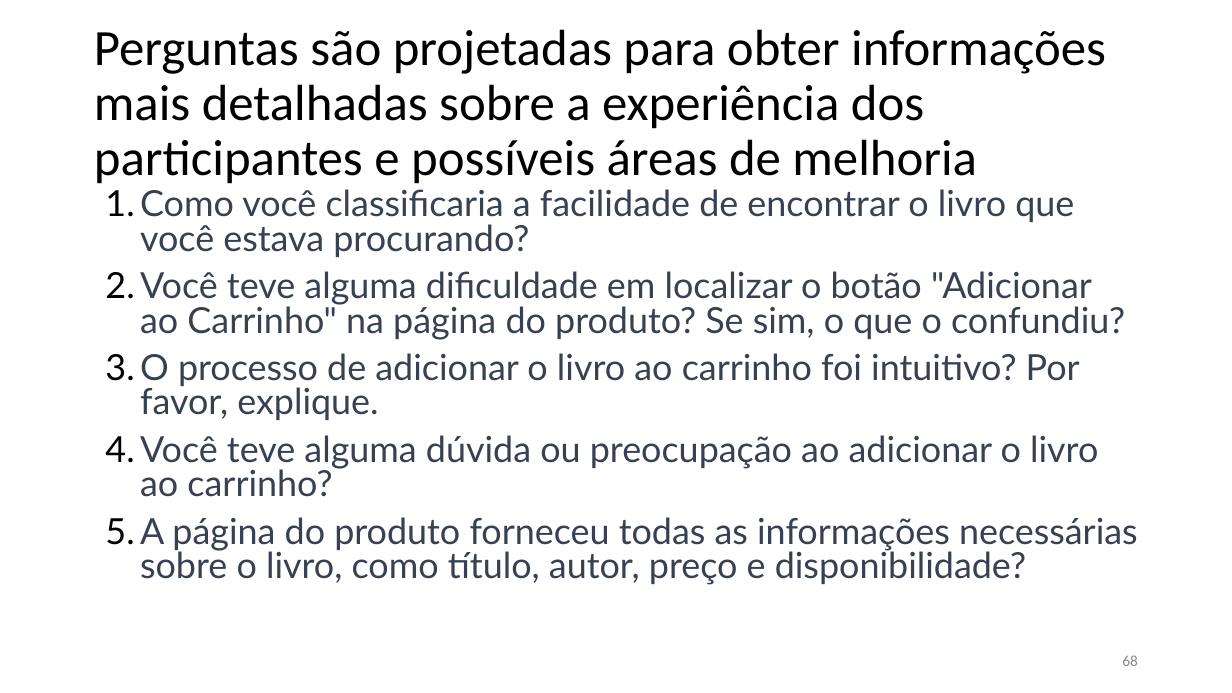
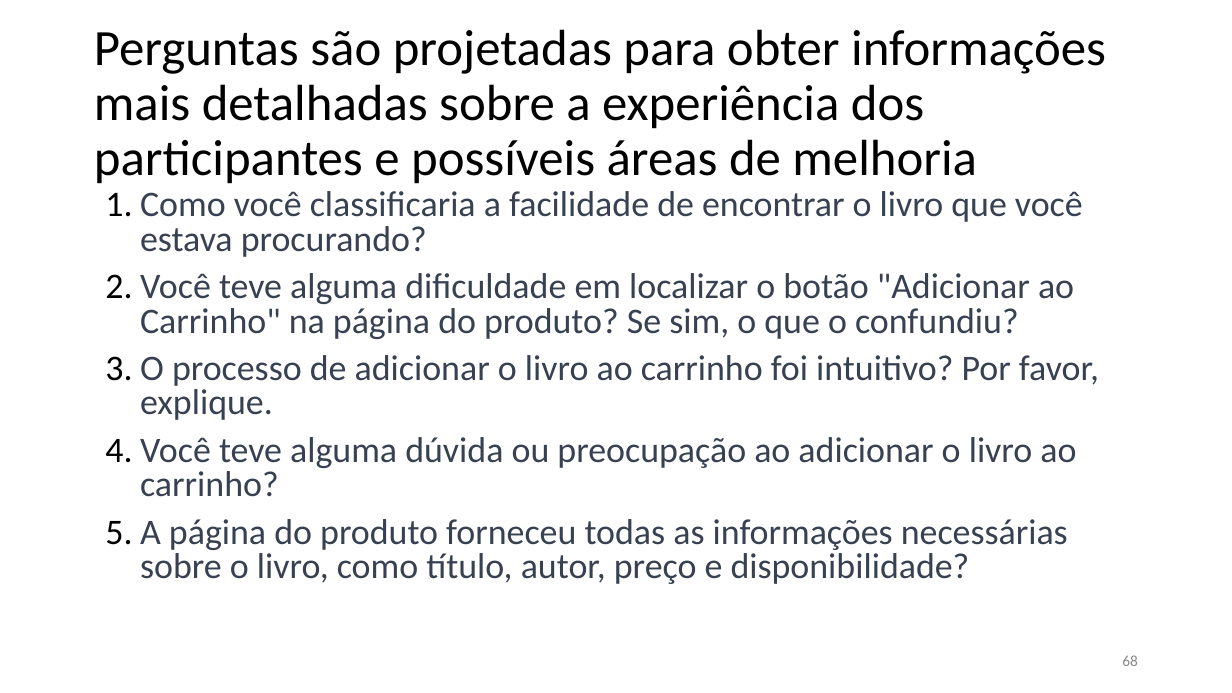
Before and after one commit to JoaoChoma/testeequalidadedesoftware, a slide deck: slide 68 of SEMANA14/semana 14.pptx. Drawn at 1232x693 pixels with LibreOffice and Linux fonts; fonts in the diff are those of the drawing. Boxes give left, top, right and bottom in pixels: in the first picture for what was removed or moved away, otherwise in the second. Text is boxed around its words. In the diff, an @@ line names an element or a change of style, - is before the commit and + after.

```diff
--- a/SEMANA14/semana 14.pptx
+++ b/SEMANA14/semana 14.pptx
@@ text "Como você classificaria a facilidade ..." at box(140, 191, 1099, 584): font Lato to Calibri @@
```
Also in this commit, not shown: 1 other slide changed, 2 other files.
